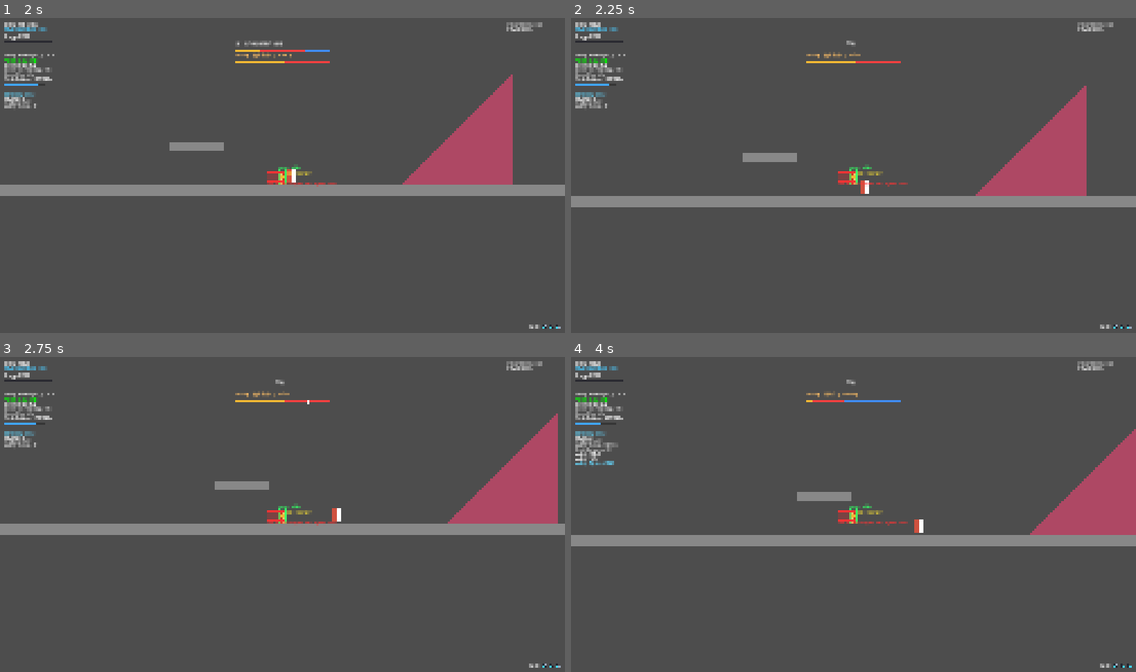
Above: before the commit, frames 1-4 (two rows, left to right).
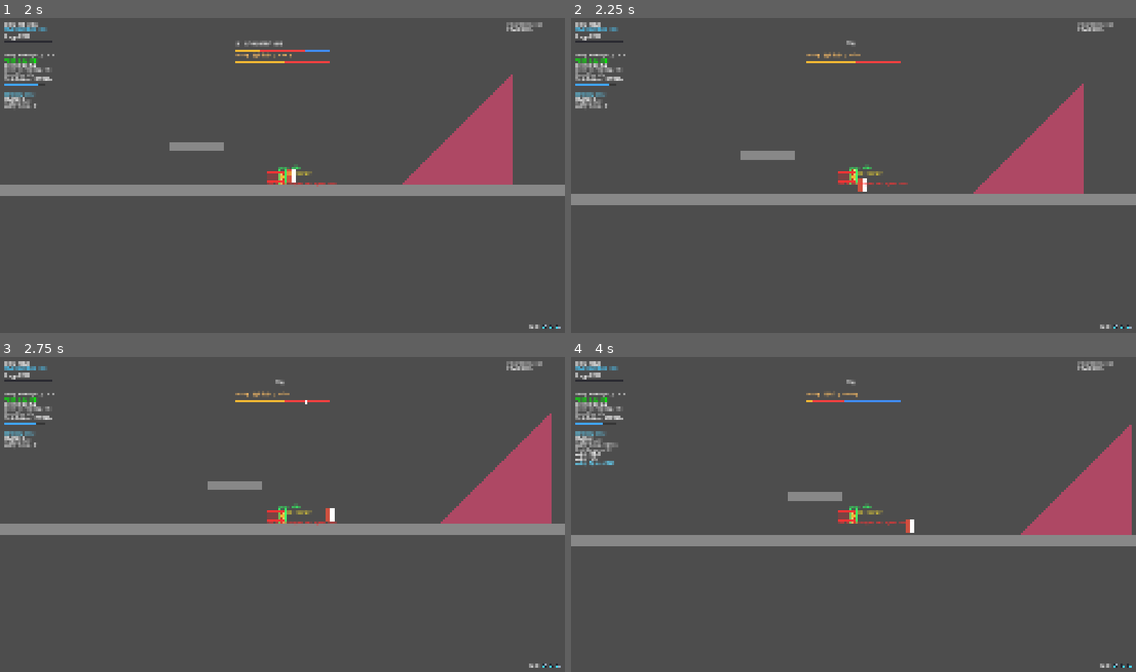
Above: after the commit, the same moments.

Repository: Guo3020/CombatLab
Game: Godot game, scene res://02_scenes/01_arena/main.tscn
The game is run twice, just before and just after one commit, with the same random seed, the same clock (stepped at 60 frames per second) and the same inputs.
Inputs (mouse positions are in pixels of both pictures, inside the frame that each line leads up to):
- Up to frame 1 (2 s): move the mouse to (406, 159) at 0.52 s; hold D (move_right) 0.53-1.25 s; hold Right mouse button (dodge) 0.53-1.25 s; click (406, 159) at 0.67 s; tap Up (jump) at 0.77 s; tap Enter at 1.25 s; drag from (169, 191) to (412, 175) at 1.27 s
- Up to frame 2 (2.25 s): tap Space at 2 s; move the mouse to (910, 106) at 2.02 s; hold A (move_left) from 2.03 s (still down); hold Right mouse button (dodge) from 2.03 s (still down)
- Up to frame 3 (2.75 s): keep holding A (move_left); keep holding Right mouse button (dodge)
- Up to frame 4 (4 s): release A (move_left) at 2.75 s; release Right mouse button (dodge) at 2.75 s; drag from (825, 580) to (921, 514) at 2.77 s; move the mouse to (1023, 564) at 3.52 s; hold D (move_right) from 3.53 s (still down); hold Right mouse button (dodge) from 3.53 s (still down); tap Up (jump) at 3.77 s

Frame 1 is identical in both runs. In frame 2, 2.0% of the frame differs, in the area x 0-100%, y 19-61%; in frame 3, 1.0%; in frame 4, 1.0%.

Commit message:
Improve HitInstance scheduling and runtime hitbox setup

Diff:
--- a/03_scripts/01_combat/modules/hit_module.gd
+++ b/03_scripts/01_combat/modules/hit_module.gd
@@ -1,4 +1,3 @@
-
 extends CombatActionModule
 class_name HitModule
 
@@ -27,18 +26,7 @@
 	if context.actor == null:
 		return
 
-	var template_area := context.actor.get_node_or_null(
-		"AttackArea"
-	) as Area2D
-
-	var collision_mask: int = 1
-
-	if template_area != null:
-		collision_mask = template_area.collision_mask
-	else:
-		push_warning(
-			"HitModule：找不到旧 AttackArea，暂时使用默认 Collision Mask 1"
-		)
+	var facing_direction: float = -1.0 if context.facing_direction < 0 else 1.0
 
 	for index in range(context.action_data.hit_instances.size()):
 		var hit_instance: HitInstanceData = (
@@ -51,18 +39,21 @@
 		var runtime_area := Area2D.new()
 		runtime_area.name = "HitInstance_%d" % index
 		runtime_area.collision_layer = 0
-		runtime_area.collision_mask = collision_mask
+		runtime_area.collision_mask = hit_instance.collision_mask
 		runtime_area.monitoring = false
 		runtime_area.monitorable = false
 
 		context.actor.add_child(runtime_area)
 
-		# 每个 HitboxData 创建一个 CollisionShape2D。
+		# 一个 HitInstance 内的多个 Hitbox 同时启停，并共享命中记录。
 		for hitbox_data in hit_instance.hitboxes:
 			if hitbox_data == null:
 				continue
 
-			var collision_shape := _create_collision_shape(hitbox_data)
+			var collision_shape := _create_collision_shape(
+				hitbox_data,
+				facing_direction
+			)
 
 			if collision_shape == null:
 				continue
@@ -77,7 +68,8 @@
 		).bind(
 			context,
 			hit_instance,
-			hit_targets
+			hit_targets,
+			runtime_area
 		)
 
 		runtime_area.body_entered.connect(callback)
@@ -90,8 +82,7 @@
 			"enabled": false
 		})
 
-	context.runtime_data["hit_module_enabled"] = true
-	context.runtime_data["hit_instance_count"] = hit_instance_runtime.size()
+	_write_debug_data(context)
 
 	print(
 		"HitModule：启动，HitInstance 数量：",
@@ -104,7 +95,8 @@
 # ==================================================
 
 func _create_collision_shape(
-	hitbox_data: HitboxData
+	hitbox_data: HitboxData,
+	facing_direction: float
 ) -> CollisionShape2D:
 
 	var collision_shape := CollisionShape2D.new()
@@ -134,8 +126,15 @@
 			collision_shape.queue_free()
 			return null
 
-	collision_shape.position = hitbox_data.offset
-	collision_shape.rotation_degrees = hitbox_data.rotation_degrees
+	# Hitbox 数据始终以角色朝右时为基准。
+	# 朝左时镜像 X Offset，并反转旋转角度。
+	collision_shape.position = Vector2(
+		hitbox_data.offset.x * facing_direction,
+		hitbox_data.offset.y
+	)
+	collision_shape.rotation_degrees = (
+		hitbox_data.rotation_degrees * facing_direction
+	)
 
 	return collision_shape
 
@@ -144,12 +143,18 @@
 # 模块更新
 # ==================================================
 
-func on_module_update(context: RefCounted, _delta: float) -> void:
+func on_module_update(context: RefCounted, delta: float) -> void:
 	if context.current_phase != &"active":
 		_disable_all_hit_instances()
-		return
-
-	var active_time: float = context.phase_elapsed
+		_write_debug_data(context)
+		return
+
+	# Executor 在本次模块回调结束后才推进 phase_elapsed。
+	# 因此这里判断本次时间步 [step_start, step_end] 是否与
+	# HitInstance 的 [start_time, end_time) 有交集。
+	# 这样跨过时间边界的这一帧就会立即切换，不必等下一次更新。
+	var step_start: float = context.phase_elapsed
+	var step_end: float = step_start + maxf(delta, 0.0)
 
 	for runtime in hit_instance_runtime:
 		var hit_instance: HitInstanceData = runtime["data"]
@@ -159,8 +164,9 @@
 			continue
 
 		var should_enable: bool = (
-			active_time >= hit_instance.start_time
-			and active_time < hit_instance.end_time
+			step_end > hit_instance.start_time
+			and step_start < hit_instance.end_time
+			and hit_instance.end_time > hit_instance.start_time
 		)
 
 		if bool(runtime["enabled"]) == should_enable:
@@ -169,7 +175,7 @@
 		runtime["enabled"] = should_enable
 		area.set_deferred("monitoring", should_enable)
 
-	context.runtime_data["hit_module_enabled"] = true
+	_write_debug_data(context)
 
 
 func _disable_all_hit_instances() -> void:
@@ -180,6 +186,36 @@
 			area.set_deferred("monitoring", false)
 
 		runtime["enabled"] = false
+
+
+func _write_debug_data(context: RefCounted) -> void:
+	if context == null:
+		return
+
+	var debug_instances: Array[Dictionary] = []
+	var active_count: int = 0
+
+	for index in range(hit_instance_runtime.size()):
+		var runtime: Dictionary = hit_instance_runtime[index]
+		var hit_instance: HitInstanceData = runtime["data"]
+		var is_enabled: bool = bool(runtime["enabled"])
+
+		if is_enabled:
+			active_count += 1
+
+		debug_instances.append({
+			"index": index,
+			"start_time": hit_instance.start_time,
+			"end_time": hit_instance.end_time,
+			"enabled": is_enabled,
+			"hit_count": runtime["hit_targets"].size(),
+			"area": runtime["area"]
+		})
+
+	context.runtime_data["hit_instance_runtime"] = debug_instances
+	context.runtime_data["hit_instance_count"] = debug_instances.size()
+	context.runtime_data["hit_instance_active_count"] = active_count
+	context.runtime_data["hit_module_enabled"] = active_count > 0
 
 
 # ==================================================
@@ -190,13 +226,17 @@
 	body: Node2D,
 	context: RefCounted,
 	hit_instance: HitInstanceData,
-	hit_targets: Array
+	hit_targets: Array[Node2D],
+	runtime_area: Area2D
 ) -> void:
 
 	if context == null or not context.is_running:
 		return
 
 	if context.current_phase != &"active":
+		return
+
+	if not is_instance_valid(runtime_area) or not runtime_area.monitoring:
 		return
 
 	if body == null or not is_instance_valid(body):
@@ -328,6 +368,9 @@
 	hit_instance_runtime.clear()
 
 	if context != null:
+		context.runtime_data.erase("hit_instance_runtime")
+		context.runtime_data.erase("hit_instance_count")
+		context.runtime_data.erase("hit_instance_active_count")
 		context.runtime_data["hit_module_enabled"] = false
 
 	print("HitModule：模块结束")
